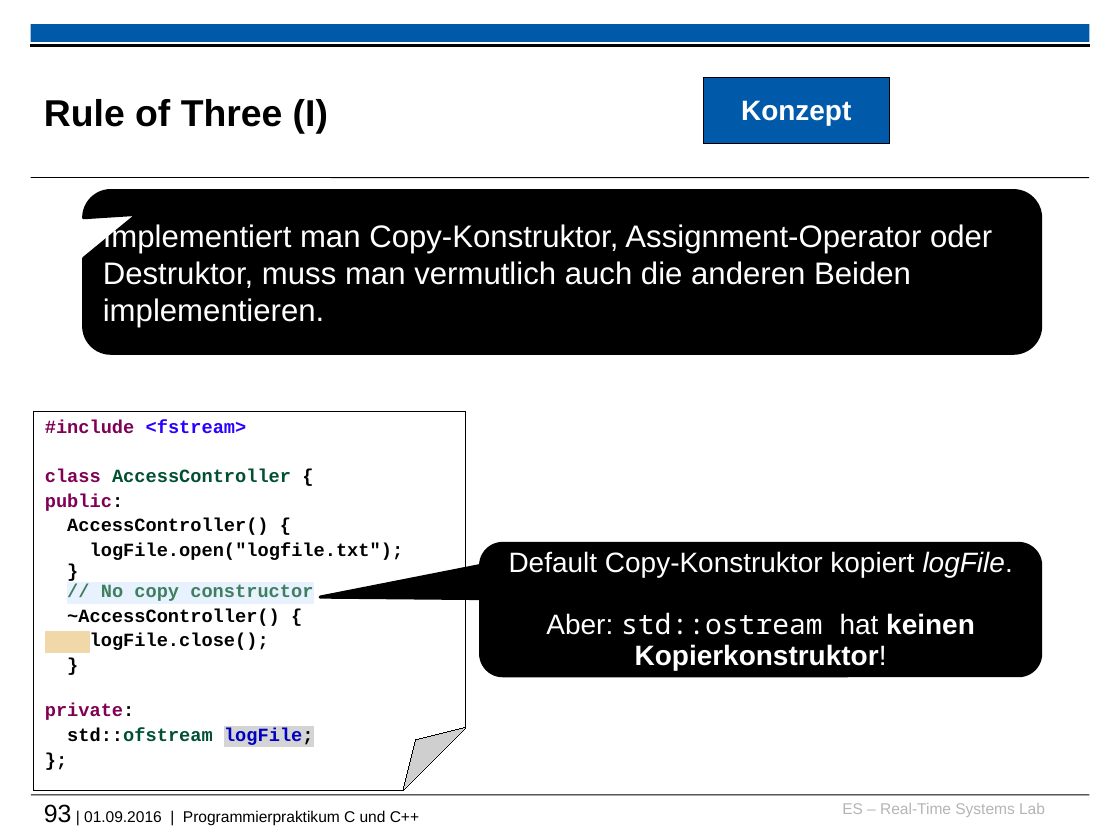
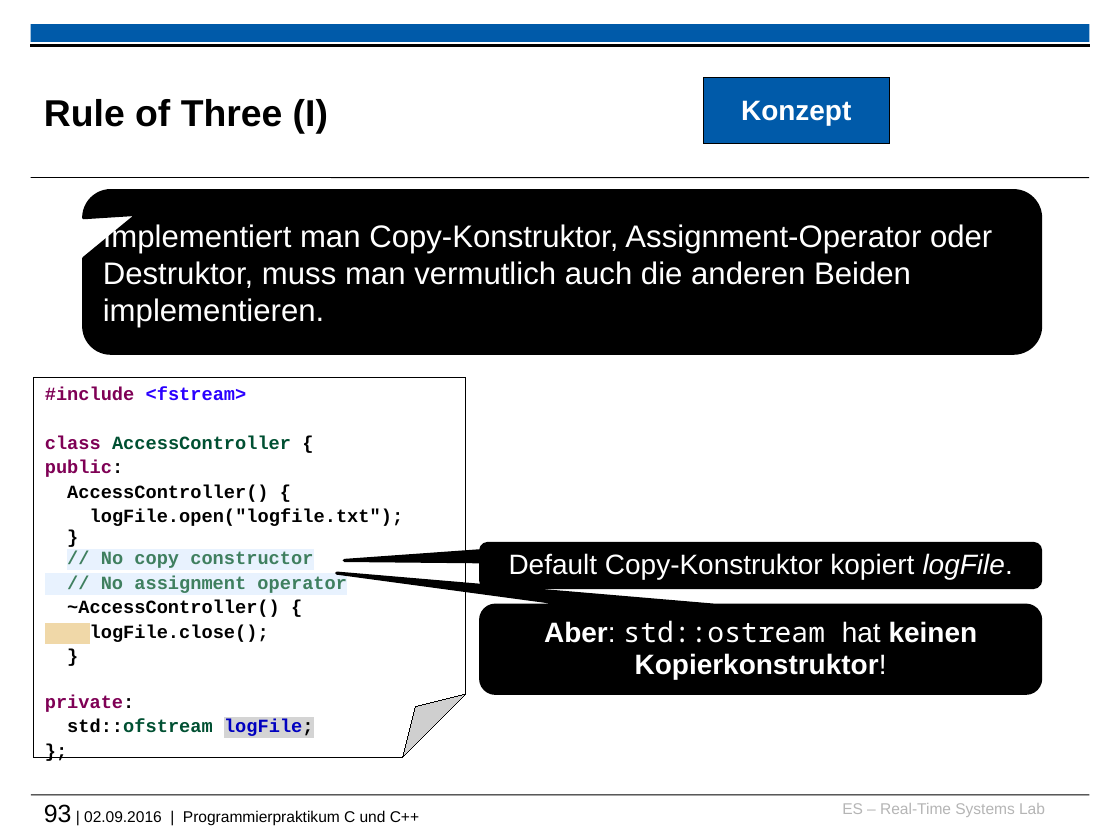
Before and after one commit to h82k/tud-cppp, a slide deck: slide 93 of cppp_lecture.pptx. Drawn at 1120x840 pixels with LibreOffice and Linux fonts; fonts in the diff are those of the drawing; background and template pictures are left out. Boxes give left, top, right and bottom in pixels: in the first picture for what was removed or moved away, otherwise in the second. Text is boxed around its words. In the diff, an @@ line names an element or a change of style, - is before the commit and + after.

```diff
--- a/cppp_lecture.pptx
+++ b/cppp_lecture.pptx
@@ folded corner "#include <fstream>": place and size @@
-folded corner "#include <fstream>" at box(34, 411, 466, 791)
+folded corner "#include <fstream>" at box(34, 377, 466, 757)
@@ rounded speech box "Default Copy-Konstruktor kopiert logFile.": place and size @@
-rounded speech box "Default Copy-Konstruktor kopiert logFile." at box(480, 543, 1040, 675)
+rounded speech box "Default Copy-Konstruktor kopiert logFile." at box(480, 543, 1040, 587)
@@ rounded speech box "Default Copy-Konstruktor kopiert logFile." at box(480, 543, 1040, 587): proportions changed @@
@@ text in rounded speech box at box(509, 553, 1013, 579): text changed @@
-Default Copy-Konstruktor kopiert logFile.
-Aber: std::ostream hat keinen Kopierkonstruktor!
+Default Copy-Konstruktor kopiert logFile.
@@ text in folded corner at box(101, 576, 347, 593): paragraph added @@
+// No assignment operator
@@ rounded speech box added at box(480, 605, 1040, 693), fill #000000, outline #000000 2 pt, 18 pt, text #FFFFFF, bold @@
+Aber: std::ostream hat keinen Kopierkonstruktor!
@@ text at box(44, 804, 419, 825): text changed @@
-93 | 01.09.2016 | Programmierpraktikum C und C++
+93 | 02.09.2016 | Programmierpraktikum C und C++
```
Also in this commit, not shown: 68 other slides changed, 2 slides added, 2 other files.
